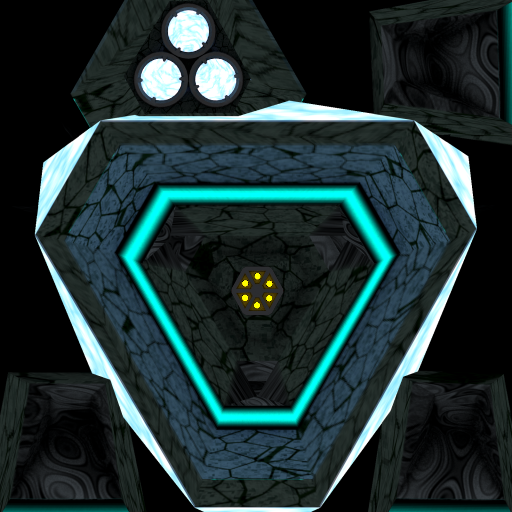
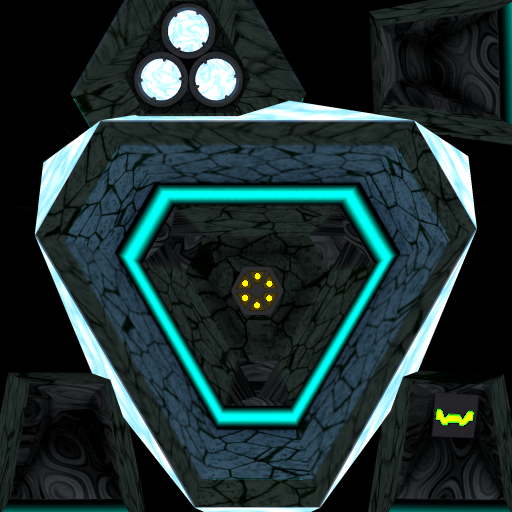
Layers edited between the first and the second 512 x 512 image:
added layer "groove.png#1" above "hovernet_06_top2.png" over [431, 392, 479, 439]
